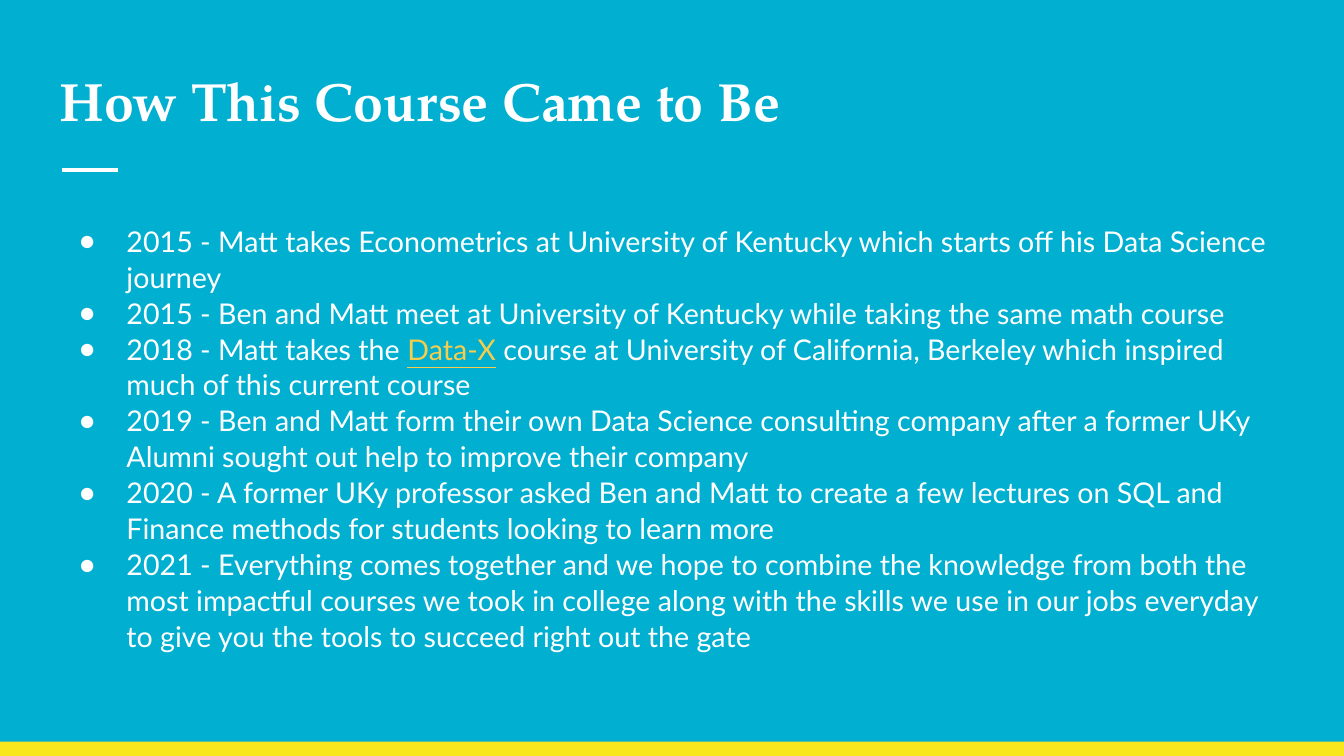
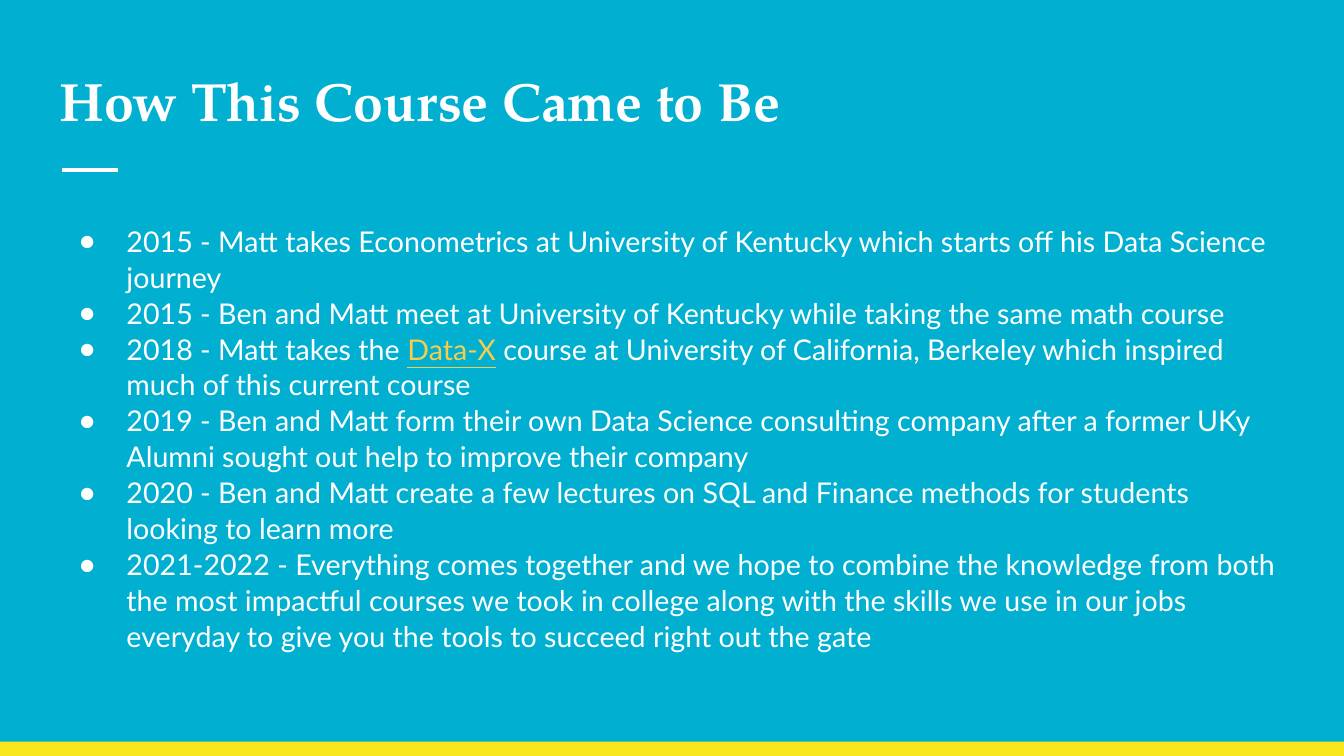
Before and after one commit to NolanSmithSolutions/Course, a slide deck: slide 7 of Intro/Welcome.pptx. Drawn at 1344x756 pixels with LibreOffice and Linux fonts; fonts in the diff are those of the drawing. Boxes give left, top, right and bottom in pixels: in the first picture for what was removed or moved away, otherwise in the second. Text is boxed around its words. In the diff, an @@ line names an element or a change of style, - is before the commit and + after.

```diff
--- a/Intro/Welcome.pptx
+++ b/Intro/Welcome.pptx
@@ text at (126,482,1275,653): text changed @@
-● 2020 - A former UKy professor asked Ben and Matt to create a few lectures on SQL and Finance methods for students looking to learn more
-● 2021 - Everything comes together and we hope to combine the knowledge from both the most impactful courses we took in college along with the skills we use in our jobs everyday to give you the tools to succeed right out the gate
+● 2020 - Ben and Matt create a few lectures on SQL and Finance methods for students looking to learn more
+● 2021-2022 - Everything comes together and we hope to combine the knowledge from both the most impactful courses we took in college along with the skills we use in our jobs everyday to give you the tools to succeed right out the gate
```
Also in this commit, not shown: 4 other slides changed, 4 other files.
